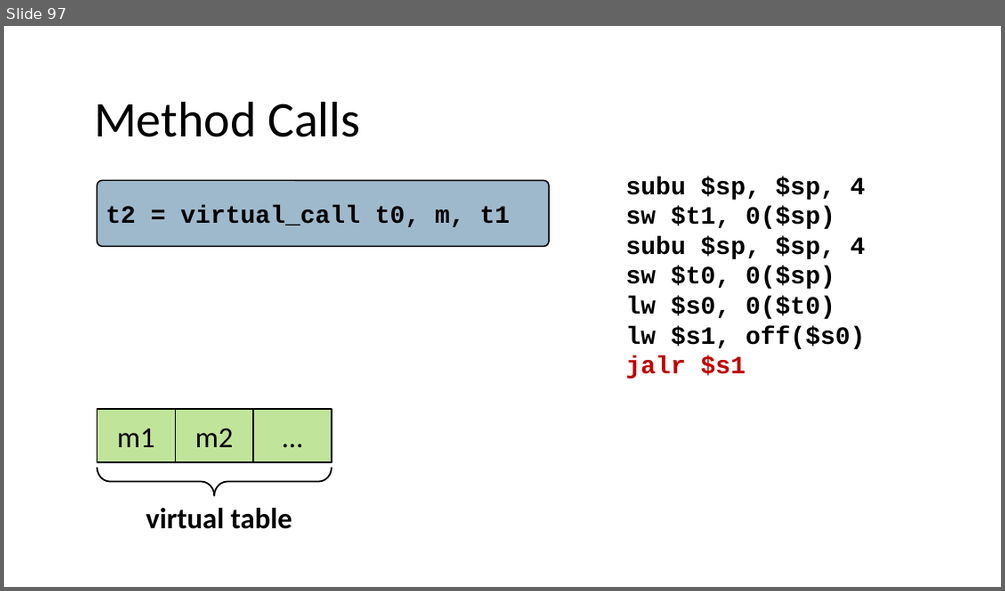
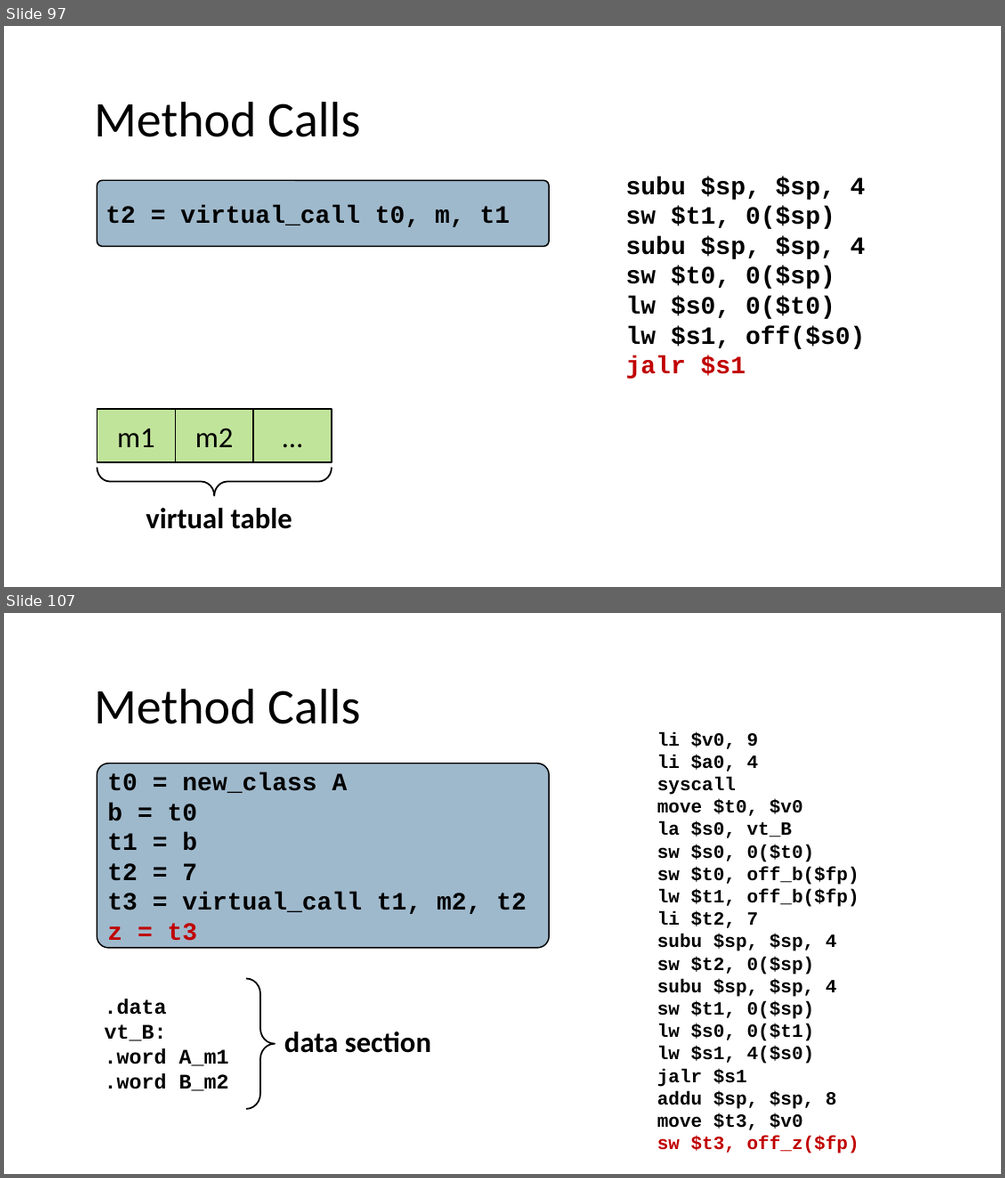
Before and after one commit to nivshani/compilation, a slide deck: slides/codegen.pptx. Shown one above the other, each under a label of ours: slide 97 before the commit, slides 97 and 107 after it; the slides between them are not shown. The pictures are 1005x591 and 1005x1178 pixels, drawn with LibreOffice and Linux fonts; fonts in the diff are those of the drawing. Boxes give left, top, right and bottom in pixels: in the first picture for what was removed or moved away, otherwise in the second. Text is boxed around its words. In the diff, an @@ line names an element or a change of style, - is before the commit and + after.

```diff
--- a/slides/codegen.pptx
+++ b/slides/codegen.pptx
@@ slide 107 added at bbox=[4, 613, 1001, 1174], background #FFFFFF @@
@@ text added at bbox=[94, 689, 360, 724], 48 pt, text #000000 @@
+Method Calls
@@ text added at bbox=[657, 732, 859, 1153], 18 pt, text #000000, bold @@
+li $v0, 9
+li $a0, 4
+syscall
+move $t0, $v0
+la $s0, vt_B
+sw $s0, 0($t0)
+sw $t0, off_b($fp)
+lw $t1, off_b($fp)
+li $t2, 7
+subu $sp, $sp, 4
+sw $t2, 0($sp)
+subu $sp, $sp, 4
+sw $t1, 0($sp)
+lw $s0, 0($t1)
+lw $s1, 4($s0)
+jalr $s1
+addu $sp, $sp, 8
+move $t3, $v0
+sw $t3, off_z($fp)
@@ rounded rectangle added at bbox=[97, 763, 550, 948], fill #40749B at 50% opacity, outline #000000 1.25 pt, 24 pt, text #000000, bold @@
+t0 = new_class A
+b = t0
+t1 = b
+t2 = 7
+t3 = virtual_call t1, m2, t2
+z = t3
@@ left brace added at bbox=[246, 979, 275, 1109], outline #000000 1.5 pt @@
@@ text added at bbox=[105, 998, 229, 1091], 20 pt, text #000000, bold @@
+.data
+vt_B:
+.word A_m1
+.word B_m2
@@ text added at bbox=[284, 1031, 431, 1053], 28 pt, text #000000, bold @@
+data section
```
Also in this commit, not shown: 9 slides changed, 5 other slides added, 1 other file.
